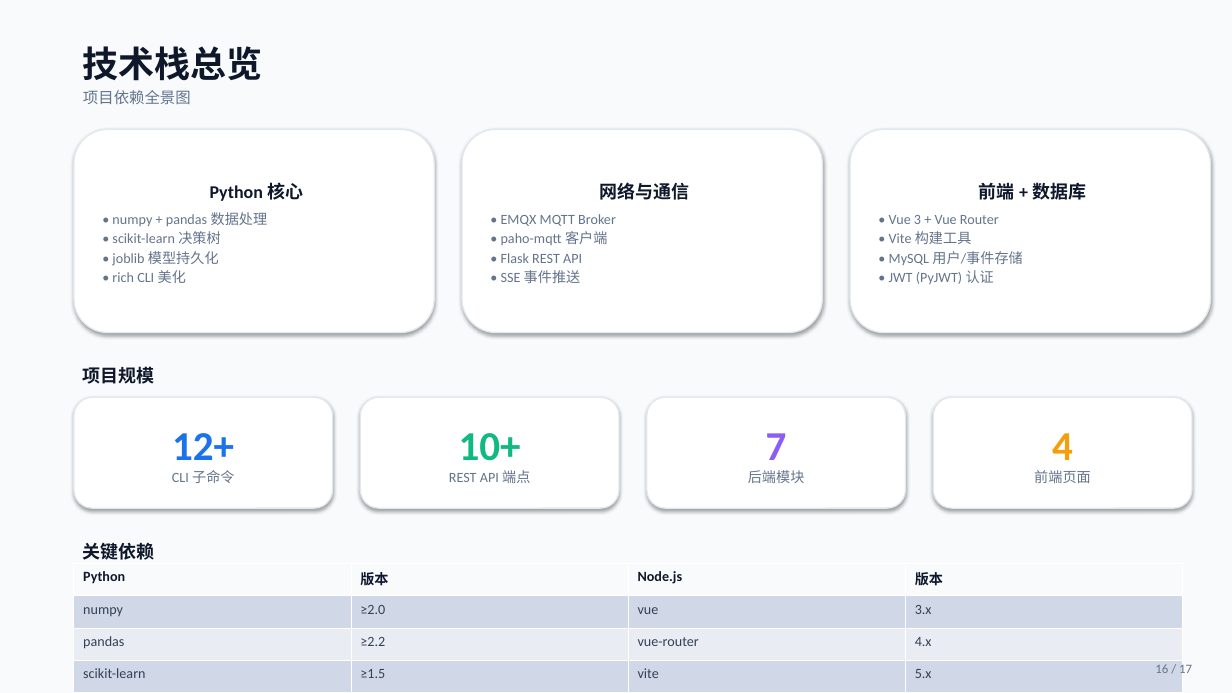
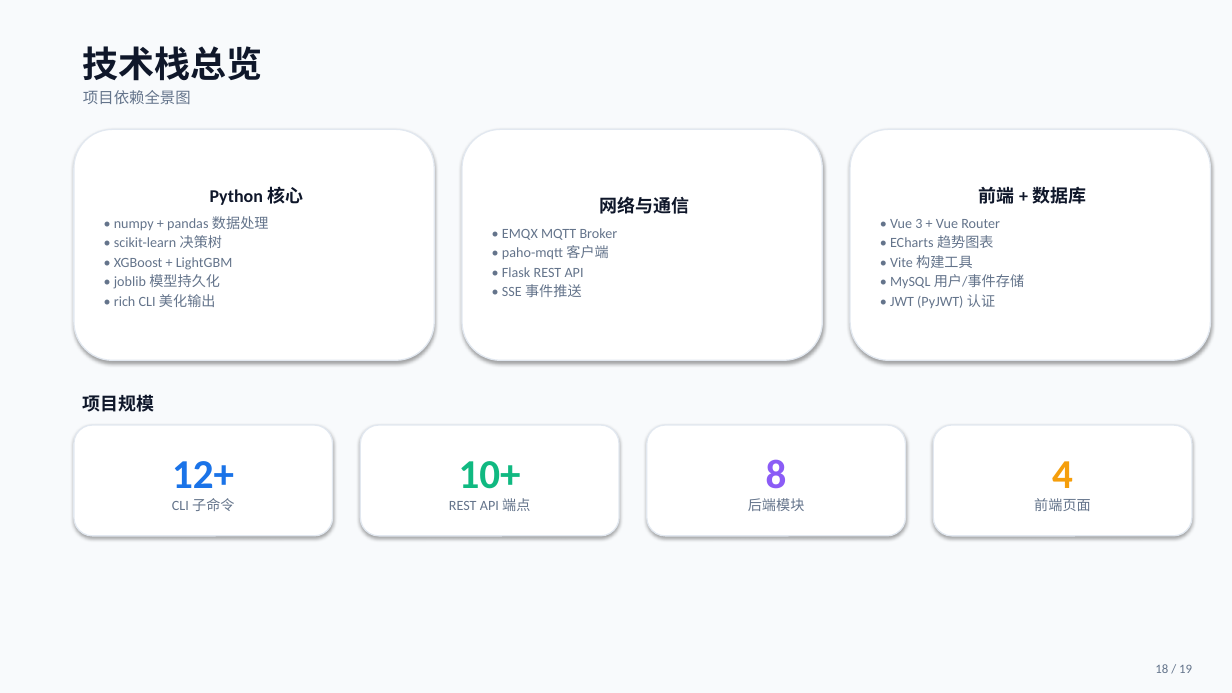
Before and after one commit to Huaiyue-sy/Equipment-Health-Assessment-System, a slide deck: slide 18 of doc/iHealthSim.pptx (slide 16 before the commit). Drawn at 1232x693 pixels with LibreOffice and Linux fonts; fonts in the diff are those of the drawing. Boxes give left, top, right and bottom in pixels: in the first picture for what was removed or moved away, otherwise in the second. Text is boxed around its words. In the diff, an @@ line names an element or a change of style, - is before the commit and + after.

```diff
--- a/doc/iHealthSim.pptx
+++ b/doc/iHealthSim.pptx
@@ rounded rectangle "Python 核心": place and size @@
-rounded rectangle "Python 核心" at (74, 129, 434, 333)
+rounded rectangle "Python 核心" at (74, 129, 434, 360)
@@ rounded rectangle "网络与通信": place and size @@
-rounded rectangle "网络与通信" at (462, 129, 823, 333)
+rounded rectangle "网络与通信" at (462, 129, 823, 360)
@@ rounded rectangle "前端 + 数据库": place and size @@
-rounded rectangle "前端 + 数据库" at (850, 129, 1211, 333)
+rounded rectangle "前端 + 数据库" at (850, 129, 1211, 360)
@@ text in rounded rectangle at (890, 235, 994, 248): paragraph added @@
+• ECharts 趋势图表
@@ text in rounded rectangle at (114, 257, 233, 270): paragraph added @@
+• XGBoost + LightGBM
@@ text in rounded rectangle at (114, 294, 216, 307): text changed @@
-• rich CLI 美化
+• rich CLI 美化输出
@@ 4 rounded rectangles, 1 text: place and size @@
-4 rounded rectangles, 1 text at (74, 366, 1192, 508)
+4 rounded rectangles, 1 text at (74, 394, 1192, 536)
@@ text in rounded rectangle at (766, 459, 787, 489): text changed @@
-7
+8
@@ table removed at (74, 564, 1183, 693), 6 rows, 4 columns @@
-Python | 版本 | Node.js | 版本
-numpy | ≥2.0 | vue | 3.x
-pandas | ≥2.2 | vue-router | 4.x
-scikit-learn | ≥1.5 | vite | 5.x
-flask | ≥3.0 |  | 
-paho-mqtt | ≥2.1 |  | 
@@ text removed at (83, 543, 155, 560) @@
-关键依赖
@@ text at (1155, 664, 1192, 673): text changed @@
-16 / 17
+18 / 19
```
Also in this commit, not shown: 15 other slides changed, 3 slides added, 1 slide removed, 6 other files.
